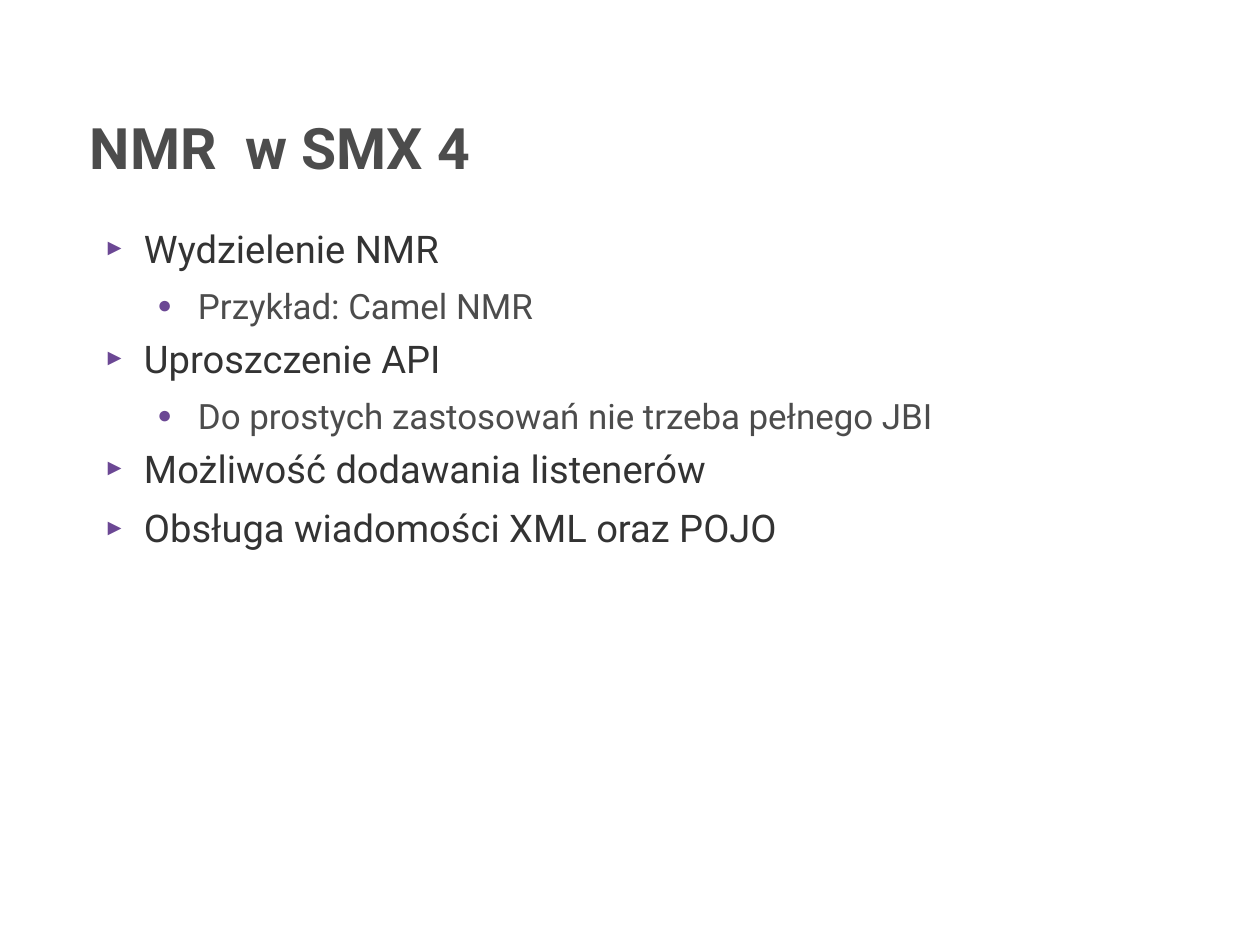
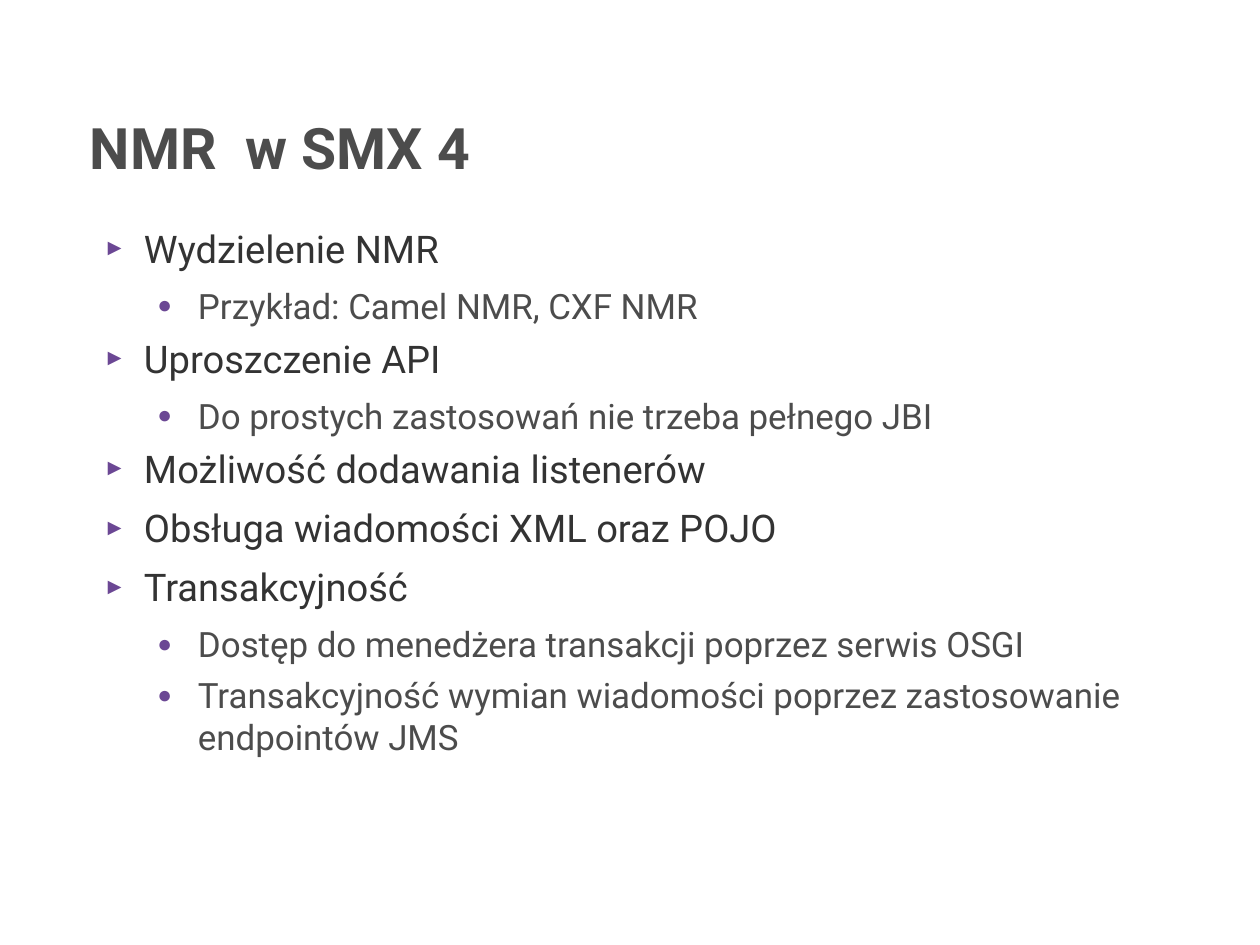
Before and after one commit to rafalrusin/ode-smx-jug, a slide deck: slide 9 of smx.odp. Drawn at 1260x945 pixels with LibreOffice and Linux fonts; fonts in the diff are those of the drawing; background and template pictures are left out. Boxes give left, top, right and bottom in pixels: in the first picture for what was removed or moved away, otherwise in the second. Text is boxed around its words. In the diff, an @@ line names an element or a change of style, - is before the commit and + after.

```diff
--- a/smx.odp
+++ b/smx.odp
@@ text at [198,293,698,327]: text changed @@
-  ● Przykład: Camel NMR
+  ● Przykład: Camel NMR, CXF NMR
@@ text at [144,572,1120,757]: paragraphs added @@
+► Transakcyjność
+  ● Dostęp do menedżera transakcji poprzez serwis OSGI
+  ● Transakcyjność wymian wiadomości poprzez zastosowanie endpointów JMS
```
Also in this commit, not shown: 8 other slides changed, 1 slide added, 6 other files.
